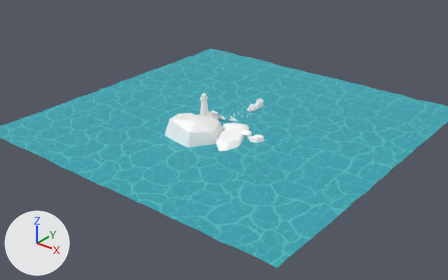
One commit to the FBX model Unity/Assets/Resources/Meshs/ChangJing/changjing6_3.fbx: the scene before it, then after it.
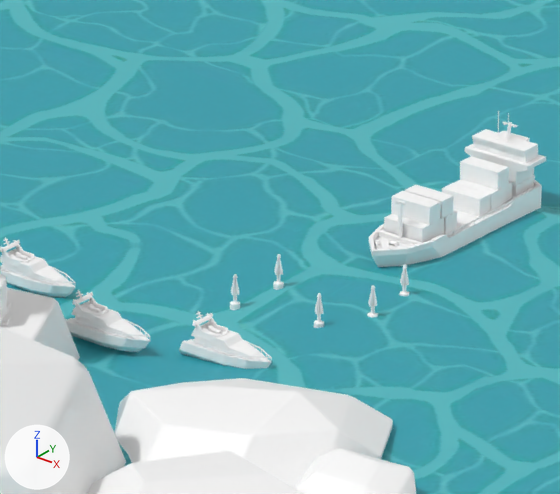
Old and new are each drawn from a camera (50 mm lens) standing at (518.0, -668.0, 377.0) and looking at (-9.0, -9.0, -31.0) and again close up on the part from 47% to 59% of the width and 31% to 48% of the height. The axes (+X, +Y, +Z) are drawn at lower left. The lights are the same throughout. Where no turn or scale is listed for an object, it has been applied to the vertices.

Before the edit, the objects in view are built like this:
```python
ob_fupiao_red = bpy.data.objects.new('FuPiao_Red', me_mesh_005)
ob_fupiao_red.location = (5.7, 15.9, 2.9)
ob_fupiao_red1 = bpy.data.objects.new('FuPiao_Red1', me_mesh_004)
ob_fupiao_red1.location = (-9.6, 15.9, 1.8)
ob_fupiao_red4 = bpy.data.objects.new('FuPiao_Red4', me_mesh_003)
ob_fupiao_red4.location = (10.1, 23.0, 2.9)
ob_fupiao_red8 = bpy.data.objects.new('FuPiao_Red8', me_mesh_006)
ob_fupiao_red8.location = (-7.9, 24.0, 2.7)
ob_fupiao_red9 = bpy.data.objects.new('FuPiao_Red9', me_mesh_007)
ob_fupiao_red9.location = (9.0, 32.1, 2.9)
ob_kuaiting = bpy.data.objects.new('KuaiTing', me_mesh_001)
ob_kuaiting.location = (1.6, 0.0, 0.0)
ob_kuaiting17 = bpy.data.objects.new('KuaiTing17', me_mesh_008)
ob_kuaiting17.location = (-16.6, -4.9, 0.0)
# also in view: 'changjing6_3' at (0.0, 0.0, 17.0); 'KuaiTing18' at (-37.0, 3.0, 2.0); 'HuoLun' at (0.0, 55.0, 6.0)
```
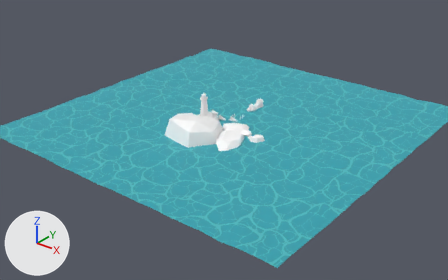
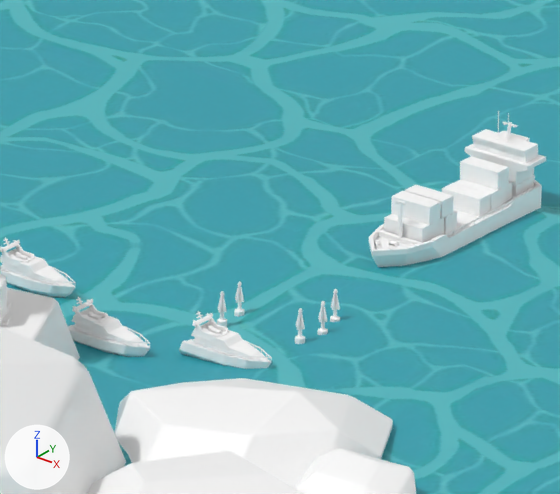
Pixel boxes [x1, y1, x2, y2] of what changed, in the close-ups (560 x 494 px):
'KuaiTing17', moved
    before: [65, 290, 151, 352]
    after: [68, 297, 150, 357]
'FuPiao_Red8', moved
    before: [273, 254, 284, 290]
    after: [234, 281, 245, 317]
'FuPiao_Red', moved
    before: [314, 293, 324, 328]
    after: [295, 308, 305, 344]
'FuPiao_Red1', moved
    before: [230, 274, 240, 310]
    after: [217, 291, 227, 327]
'FuPiao_Red4', moved
    before: [367, 285, 378, 318]
    after: [317, 301, 328, 335]
'FuPiao_Red9', moved
    before: [399, 264, 410, 296]
    after: [330, 289, 340, 322]

Edits to the bpy script that builds the scene:
```text
Change ob_fupiao_red8:
    ob_fupiao_red8.location: (-7.9, 24.0, 2.7) -> (-7.7, 14.4, 1.7)
Change ob_kuaiting17:
    ob_kuaiting17.location: (-16.6, -4.9, 0.0) -> (-16.6, -4.9, -1.1)
Change ob_fupiao_red:
    ob_fupiao_red.location: (5.7, 15.9, 2.9) -> (6.8, 9.9, 2.9)
Change ob_fupiao_red9:
    ob_fupiao_red9.location: (9.0, 32.1, 2.9) -> (6.6, 18.6, 2.9)
Change ob_fupiao_red4:
    ob_fupiao_red4.location: (10.1, 23.0, 2.9) -> (7.8, 14.0, 2.9)
Change ob_fupiao_red1:
    ob_fupiao_red1.location: (-9.6, 15.9, 1.8) -> (-7.3, 9.8, 1.8)
```
